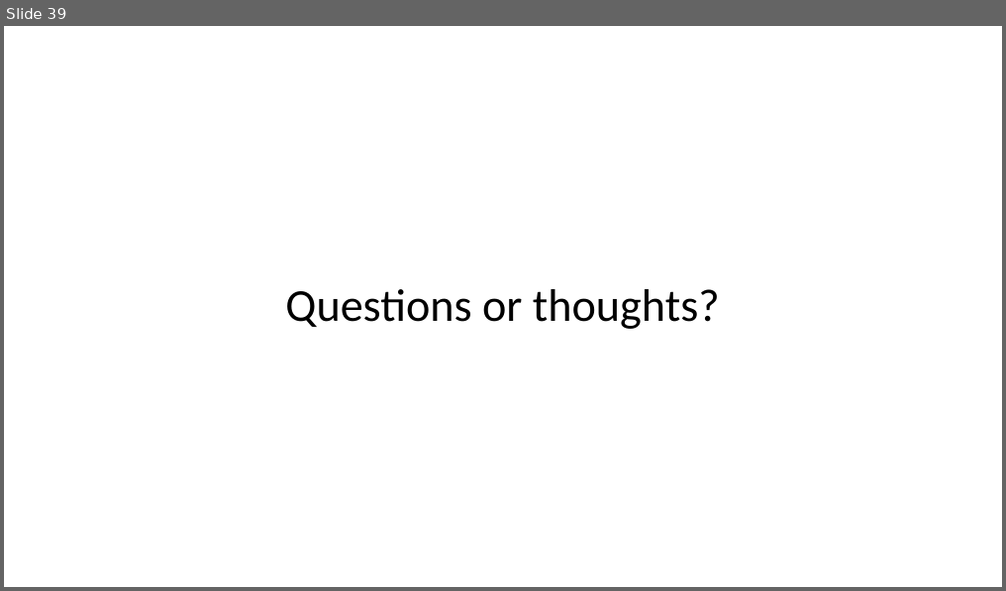
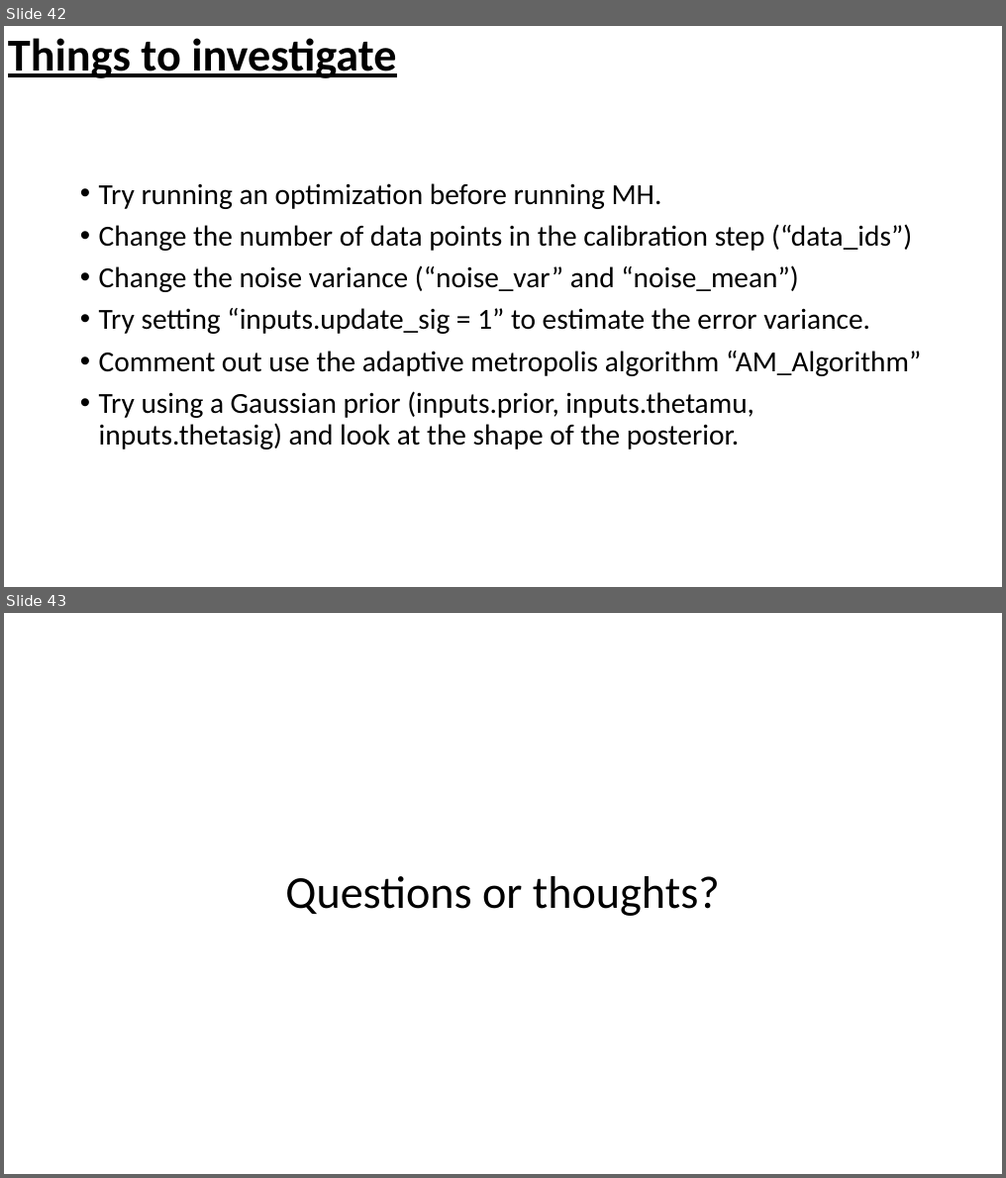
Before and after one commit to mjcolebank/UCI_CIRC_Code, a slide deck: InverseProblems_MATLAB_8_16_23/Slides_InverseProblems.pptx. Shown one above the other, each under a label of ours: slide 39 before the commit, slides 42 and 43 after it. The pictures are 1006x591 and 1006x1178 pixels, drawn with LibreOffice and Linux fonts; fonts in the diff are those of the drawing. Boxes give left, top, right and bottom in pixels: in the first picture for what was removed or moved away, otherwise in the second. Text is boxed around its words. In the diff, an @@ line names an element or a change of style, - is before the commit and + after.

Commit message:
Updated slides and code
Slides now include summaries from chatGPT. MCMC algorithms account for error variance as a hyperparameter.

```diff
--- a/InverseProblems_MATLAB_8_16_23/Slides_InverseProblems.pptx
+++ b/InverseProblems_MATLAB_8_16_23/Slides_InverseProblems.pptx
@@ slide 42 added at <box>4,26,1002,587</box>, background #FFFFFF @@
@@ text added at <box>8,38,396,78</box>, 44 pt, text #000000, bold, underline @@
+Things to investigate
@@ text added at <box>99,183,921,450</box>, 28 pt, text #000000 @@
+• Try running an optimization before running MH.
+• Change the number of data points in the calibration step (“data_ids”)
+• Change the noise variance (“noise_var” and “noise_mean”)
+• Try setting “inputs.update_sig = 1” to estimate the error variance.
+• Comment out use the adaptive metropolis algorithm “AM_Algorithm”
+• Try using a Gaussian prior (inputs.prior, inputs.thetamu, inputs.thetasig) and look at the shape of the posterior.
@@ what was slide 39 is now slide 43 @@
```
Also in this commit, not shown: 8 slides changed, 7 other slides added, 5 other files.
